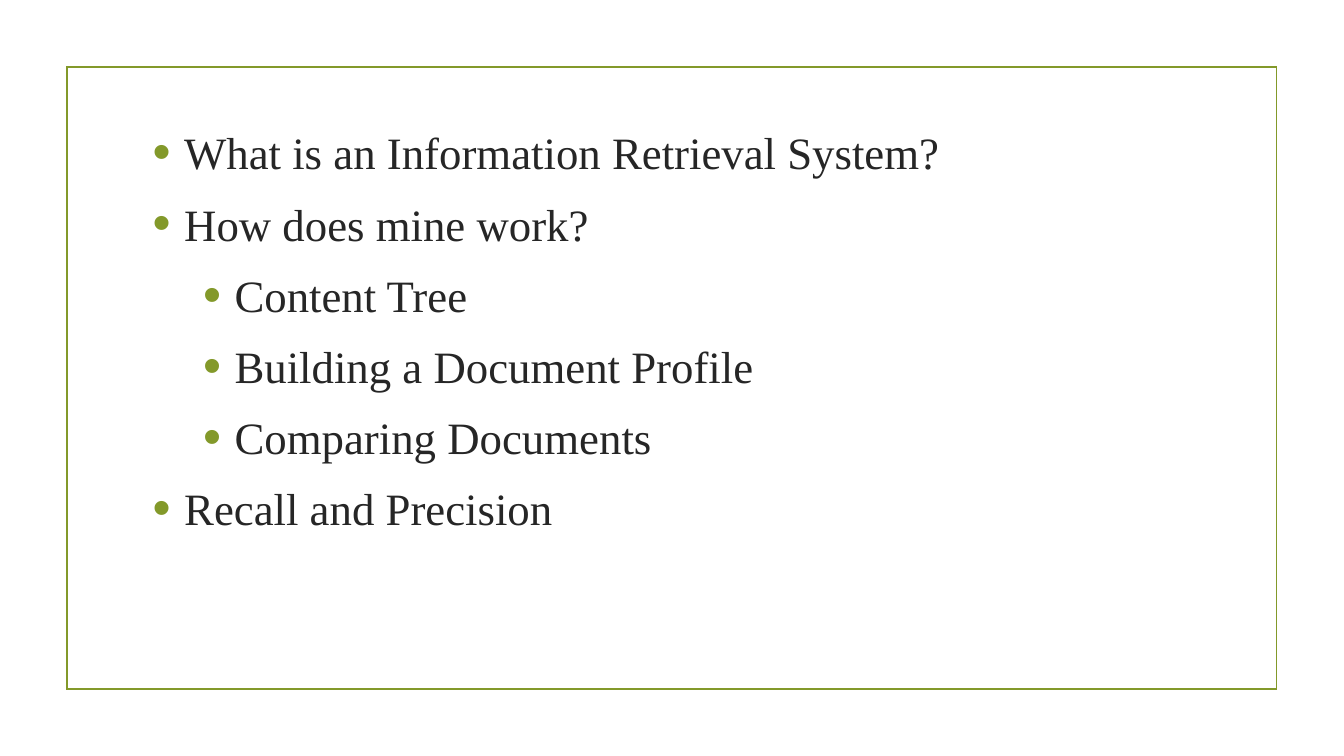
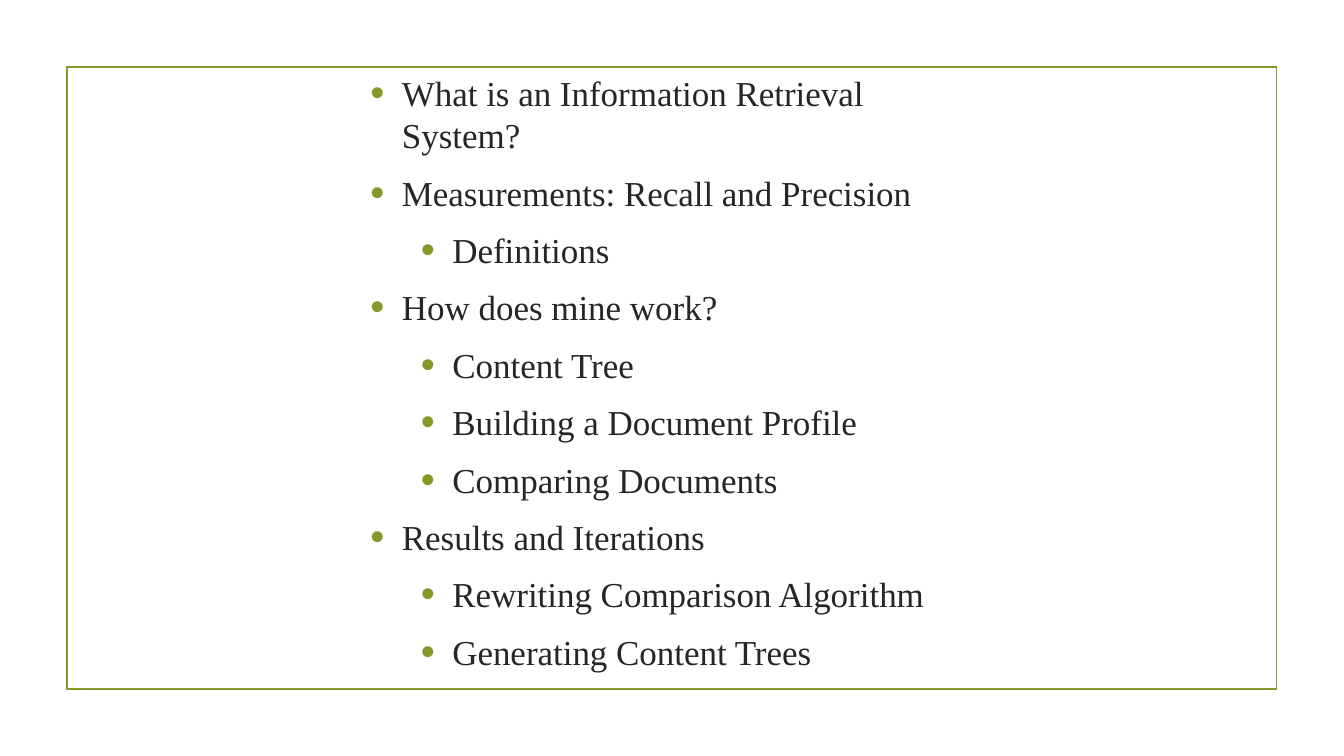
Before and after one commit to alidragon/Capstone2015, a slide deck: slide 2 of Information Retrieval System.pptx. Drawn at 1344x756 pixels with LibreOffice and Linux fonts; fonts in the diff are those of the drawing; background and template pictures are left out. Boxes give left, top, right and bottom in pixels: in the first picture for what was removed or moved away, otherwise in the second. Text is boxed around its words. In the diff, an @@ line names an element or a change of style, - is before the commit and + after.

```diff
--- a/Information Retrieval System.pptx
+++ b/Information Retrieval System.pptx
@@ text "What is an Information Retrieval ...": place and size @@
-text "What is an Information Retrieval ..." at box(184, 137, 939, 526)
+text "What is an Information Retrieval ..." at box(402, 81, 924, 672)
@@ text at box(402, 81, 864, 500): size 32 to 25 pt in "What is an Information Retrieval System?", "How does mine work?", "Content Tree", "Building a Document Profile" and 1 more places; less space between paragraphs @@
@@ text at box(402, 181, 911, 264): paragraphs added @@
+• Measurements: Recall and Precision
+  • Definitions
@@ text at box(402, 525, 924, 672): text changed; size 32 to 25 pt @@
-• Recall and Precision
+• Results and Iterations
+  • Rewriting Comparison Algorithm
+  • Generating Content Trees
```
Also in this commit, not shown: 6 other slides changed, 7 slides added, 1 slide removed, 41 other files.
